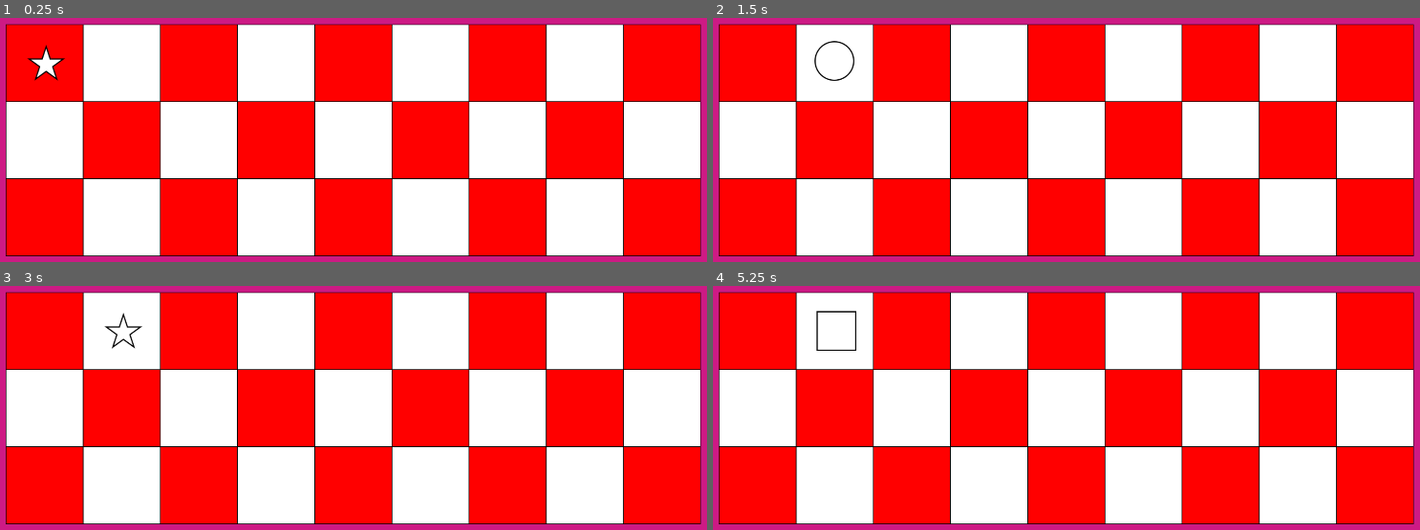
Above: before the commit, frames 1-4 (two rows, left to right).
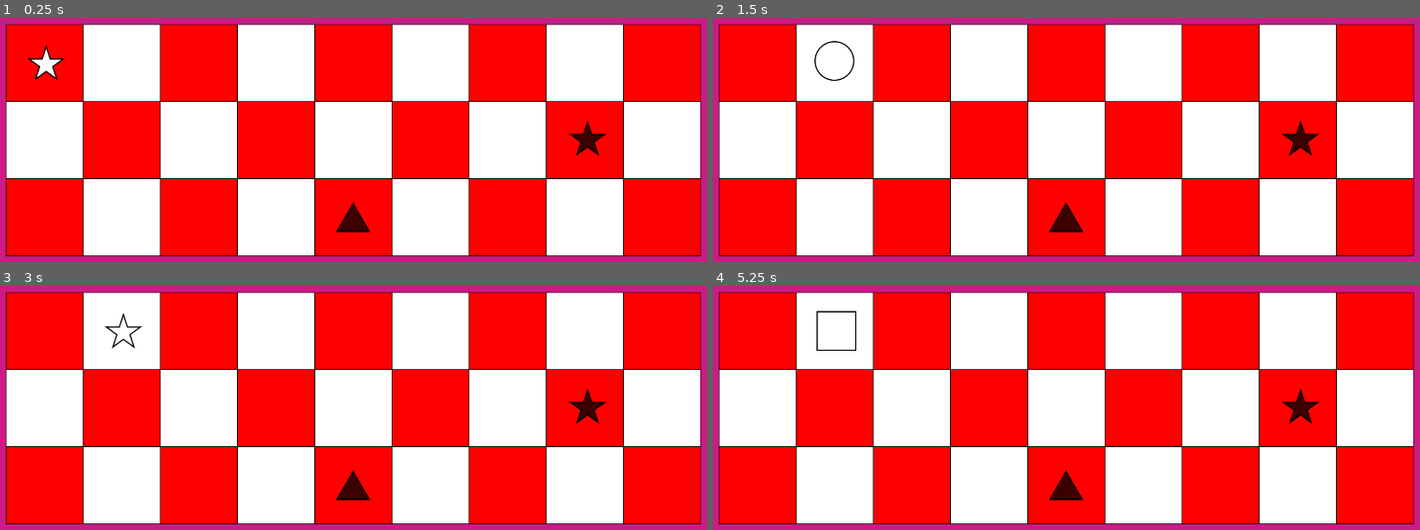
Above: after the commit, the same moments.

Repository: bezark/Street-Fight
Game: Godot game, scene res://street.tscn
Same seed, same stepped clock (60 frames per second), same inputs: the game is played once before the commit and once after it.
Inputs:
- Up to frame 1 (0.25 s): no input
- Up to frame 2 (1.5 s): tap Enter (ui_accept) at 0.5, 0.77, 1.25 s; hold A (circle) 0.53-1.28 s; hold Right (ui_right) from 0.53 s (still down); tap D (square) at 0.8, 1.35 s
- Up to frame 3 (3 s): tap Enter (ui_accept) at 1.52, 2, 2.75 s; tap F (star) at 1.55 s; release Right (ui_right) at 2.03 s; hold Left (ui_left) 2.03-2.78 s; hold F (star) 2.03-2.78 s; tap S (triangle) at 2.3, 2.85 s; hold Right (ui_right) from 2.78 s (still down)
- Up to frame 4 (5.25 s): tap Enter (ui_accept) at 3.02, 3.5, 3.77, 4.25, 4.52 s; tap A (circle) at 3.05, 4.35 s; hold D (square) 3.53-4.28 s; tap Up (Moving) at 3.6 s; release Right (ui_right) at 4.28 s; hold Left (ui_left) 4.28-5.03 s; tap F (star) at 4.55 s; hold Right (ui_right) from 5.03 s (still down); hold D (square) from 5.03 s (still down)

The runs differ from the first frame. In frame 1, 0.6% of the frame differs, in the area x 47-86%, y 41-88%; in frame 2, 0.6%; in frame 3, 0.6%; in frame 4, 0.6%.

Commit message:
Created Enemy
Enemy spawns with random shape.
Tried to create a signal that gets emitted when the player collides with enemies but couldn't figure it out... maybe you can

Diff:
--- /dev/null
+++ b/Game Controller.gd
@@ -0,0 +1,15 @@
+extends Node2D
+
+
+# Called when the node enters the scene tree for the first time.
+func _ready():
+	pass # Replace with function body.
+
+
+# Called every frame. 'delta' is the elapsed time since the previous frame.
+func _process(delta):
+	pass
+
+
+func _on_enemy_body_entered(body):
+	print(body)
--- /dev/null
+++ b/enemy.gd
@@ -0,0 +1,15 @@
+extends RigidBody2D
+
+@export var shapes = ["Star", "Triangle", "Circle", "Square"]
+@export var shape = ""
+
+
+func _ready():
+	# There has to be a better way to do this...
+	var shape_int = randi_range(0, shapes.size()-1)
+	$Shapes.frame = shape_int
+	shape = shapes[shape_int]
+	print(shape)
+
+func _process(delta):
+	pass
--- /dev/null
+++ b/enemy.tscn
@@ -0,0 +1,96 @@
+[gd_scene load_steps=14 format=3 uid="uid://bfri2mo54r7ho"]
+
+[ext_resource type="Script" path="res://enemy.gd" id="1_k8ump"]
+[ext_resource type="Texture2D" uid="uid://dy1mu8x571hja" path="res://assets/player.png" id="2_8pivd"]
+[ext_resource type="Texture2D" uid="uid://dx30lipsq2p0c" path="res://assets/enemey.png" id="2_pwco6"]
+
+[sub_resource type="AtlasTexture" id="AtlasTexture_olcgr"]
+atlas = ExtResource("2_pwco6")
+region = Rect2(0, 0, 192, 192)
+
+[sub_resource type="AtlasTexture" id="AtlasTexture_88e02"]
+atlas = ExtResource("2_pwco6")
+region = Rect2(192, 0, 192, 192)
+
+[sub_resource type="AtlasTexture" id="AtlasTexture_hti3p"]
+atlas = ExtResource("2_pwco6")
+region = Rect2(192, 192, 192, 192)
+
+[sub_resource type="AtlasTexture" id="AtlasTexture_wpr0j"]
+atlas = ExtResource("2_pwco6")
+region = Rect2(0, 192, 192, 192)
+
+[sub_resource type="AtlasTexture" id="AtlasTexture_nis1i"]
+atlas = ExtResource("2_8pivd")
+region = Rect2(0, 0, 192, 192)
+
+[sub_resource type="AtlasTexture" id="AtlasTexture_iyhrb"]
+atlas = ExtResource("2_8pivd")
+region = Rect2(192, 0, 192, 192)
+
+[sub_resource type="AtlasTexture" id="AtlasTexture_nmhbj"]
+atlas = ExtResource("2_8pivd")
+region = Rect2(192, 192, 192, 192)
+
+[sub_resource type="AtlasTexture" id="AtlasTexture_vkfb8"]
+atlas = ExtResource("2_8pivd")
+region = Rect2(0, 192, 192, 192)
+
+[sub_resource type="SpriteFrames" id="SpriteFrames_a8piq"]
+animations = [{
+"frames": [{
+"duration": 1.0,
+"texture": SubResource("AtlasTexture_olcgr")
+}, {
+"duration": 1.0,
+"texture": SubResource("AtlasTexture_88e02")
+}, {
+"duration": 1.0,
+"texture": SubResource("AtlasTexture_hti3p")
+}, {
+"duration": 1.0,
+"texture": SubResource("AtlasTexture_wpr0j")
+}],
+"loop": true,
+"name": &"Enemy Shapes",
+"speed": 5.0
+}, {
+"frames": [{
+"duration": 1.0,
+"texture": SubResource("AtlasTexture_nis1i")
+}, {
+"duration": 1.0,
+"texture": SubResource("AtlasTexture_iyhrb")
+}, {
+"duration": 1.0,
+"texture": SubResource("AtlasTexture_nmhbj")
+}, {
+"duration": 1.0,
+"texture": SubResource("AtlasTexture_vkfb8")
+}],
+"loop": true,
+"name": &"Shapes",
+"speed": 5.0
+}, {
+"frames": [],
+"loop": true,
+"name": &"default",
+"speed": 5.0
+}]
+
+[sub_resource type="RectangleShape2D" id="RectangleShape2D_w1df1"]
+size = Vector2(176, 176)
+
+[node name="Enemy" type="RigidBody2D"]
+gravity_scale = 0.0
+script = ExtResource("1_k8ump")
+
+[node name="Shapes" type="AnimatedSprite2D" parent="."]
+position = Vector2(96, 96)
+sprite_frames = SubResource("SpriteFrames_a8piq")
+animation = &"Enemy Shapes"
+
+[node name="CollisionShape2D" type="CollisionShape2D" parent="."]
+position = Vector2(96, 96)
+shape = SubResource("RectangleShape2D_w1df1")
+debug_color = Color(0, 0.6, 0.701961, 0.419608)
--- a/player.tscn
+++ b/player.tscn
@@ -1,22 +1,22 @@
-[gd_scene load_steps=9 format=3 uid="uid://dn6rm1q8548yv"]
+[gd_scene load_steps=9 format=3 uid="uid://bwoxpx6ccbp71"]
 
-[ext_resource type="Texture2D" uid="uid://dy1mu8x571hja" path="res://player.png" id="1_d72kh"]
 [ext_resource type="Script" path="res://player_control.gd" id="1_nvexh"]
+[ext_resource type="Texture2D" uid="uid://dy1mu8x571hja" path="res://assets/player.png" id="2_q3atn"]
 
 [sub_resource type="AtlasTexture" id="AtlasTexture_nis1i"]
-atlas = ExtResource("1_d72kh")
+atlas = ExtResource("2_q3atn")
 region = Rect2(0, 0, 192, 192)
 
 [sub_resource type="AtlasTexture" id="AtlasTexture_iyhrb"]
-atlas = ExtResource("1_d72kh")
+atlas = ExtResource("2_q3atn")
 region = Rect2(192, 0, 192, 192)
 
 [sub_resource type="AtlasTexture" id="AtlasTexture_nmhbj"]
-atlas = ExtResource("1_d72kh")
+atlas = ExtResource("2_q3atn")
 region = Rect2(192, 192, 192, 192)
 
 [sub_resource type="AtlasTexture" id="AtlasTexture_vkfb8"]
-atlas = ExtResource("1_d72kh")
+atlas = ExtResource("2_q3atn")
 region = Rect2(0, 192, 192, 192)
 
 [sub_resource type="SpriteFrames" id="SpriteFrames_a8piq"]
@@ -45,7 +45,7 @@
 }]
 
 [sub_resource type="RectangleShape2D" id="RectangleShape2D_w1df1"]
-size = Vector2(192, 192)
+size = Vector2(176, 176)
 
 [node name="Player" type="CharacterBody2D"]
 script = ExtResource("1_nvexh")
--- a/player_control.gd
+++ b/player_control.gd
@@ -1,12 +1,12 @@
 extends CharacterBody2D
 
+@export var shapes = ["Star", "Triangle", "Circle", "Square"]
+@export var shape = ""
 
-const SPEED = 300.0
-const JUMP_VELOCITY = -400.0
+
 
 # Get the gravity from the project settings to be synced with RigidBody nodes.
 var gravity = ProjectSettings.get_setting("physics/2d/default_gravity")
-
 
 
 func _physics_process(delta):
@@ -16,14 +16,18 @@
 #	move_and_slide()
 		if Input.is_action_pressed("star"):
 			$Shapes.frame = 0
+			shape = shapes[0]
 
 		if Input.is_action_pressed("triangle"):
 			$Shapes.frame = 1
+			shape = shapes[1]
 		if Input.is_action_pressed("circle"):
 			$Shapes.frame = 2
+			shape = shapes[2]
 
 		if Input.is_action_pressed("square"):
 			$Shapes.frame = 3
+			shape = shapes[3]
 
 		if Input.is_action_just_pressed("ui_down"):
 			position.y += 194
--- a/project.godot
+++ b/project.godot
@@ -10,7 +10,7 @@
 
 [application]
 
-config/name="Street Figth"
+config/name="Street Fight"
 run/main_scene="res://street.tscn"
 config/features=PackedStringArray("4.0", "GL Compatibility")
 config/icon="res://icon.svg"
--- a/street.tscn
+++ b/street.tscn
@@ -1,10 +1,13 @@
-[gd_scene load_steps=3 format=3 uid="uid://cv3e8gdaoeud1"]
+[gd_scene load_steps=5 format=3 uid="uid://bxgdrpjcild2a"]
 
-[ext_resource type="Texture2D" uid="uid://bj8lrenc5u5rh" path="res://Street-red.png" id="1_irwmb"]
-[ext_resource type="PackedScene" uid="uid://dn6rm1q8548yv" path="res://player.tscn" id="2_rpp3x"]
+[ext_resource type="Texture2D" uid="uid://bj8lrenc5u5rh" path="res://assets/Street-red.png" id="1_jm8sk"]
+[ext_resource type="Script" path="res://Game Controller.gd" id="1_ktcte"]
+[ext_resource type="PackedScene" uid="uid://bwoxpx6ccbp71" path="res://player.tscn" id="2_rpp3x"]
+[ext_resource type="PackedScene" uid="uid://bfri2mo54r7ho" path="res://enemy.tscn" id="3_n0wy0"]
 
 [node name="Street" type="Node2D"]
 position = Vector2(87, 249)
+script = ExtResource("1_ktcte")
 
 [node name="ColorRect2" type="ColorRect" parent="."]
 offset_left = -87.0
@@ -16,7 +19,7 @@
 [node name="Background" type="Sprite2D" parent="."]
 position = Vector2(872.5, 291.635)
 scale = Vector2(0.999427, 1.00126)
-texture = ExtResource("1_irwmb")
+texture = ExtResource("1_jm8sk")
 
 [node name="ColorRect" type="ColorRect" parent="."]
 visible = false
@@ -26,3 +29,11 @@
 
 [node name="Player" parent="." instance=ExtResource("2_rpp3x")]
 position = Vector2(1, 1)
+
+[node name="Enemy" parent="." instance=ExtResource("3_n0wy0")]
+position = Vector2(1361, 191)
+
+[node name="Enemy2" parent="." instance=ExtResource("3_n0wy0")]
+position = Vector2(777, 391)
+
+[connection signal="body_entered" from="Enemy" to="." method="_on_enemy_body_entered"]
Renamed: Game Screen.png -> assets/Game Screen.png
Not shown, changed: assets/Game Screen.png.import
Renamed: Street-red.png -> assets/Street-red.png
Not shown, changed: assets/Street-red.png.import
Renamed: Street.png -> assets/Street.png
Not shown, added: assets/Street.png.import
Binary file added: assets/enemey.png
Not shown, changed: assets/enemey.png.import
Renamed: player.png -> assets/player.png
Not shown, changed: assets/player.png.import
